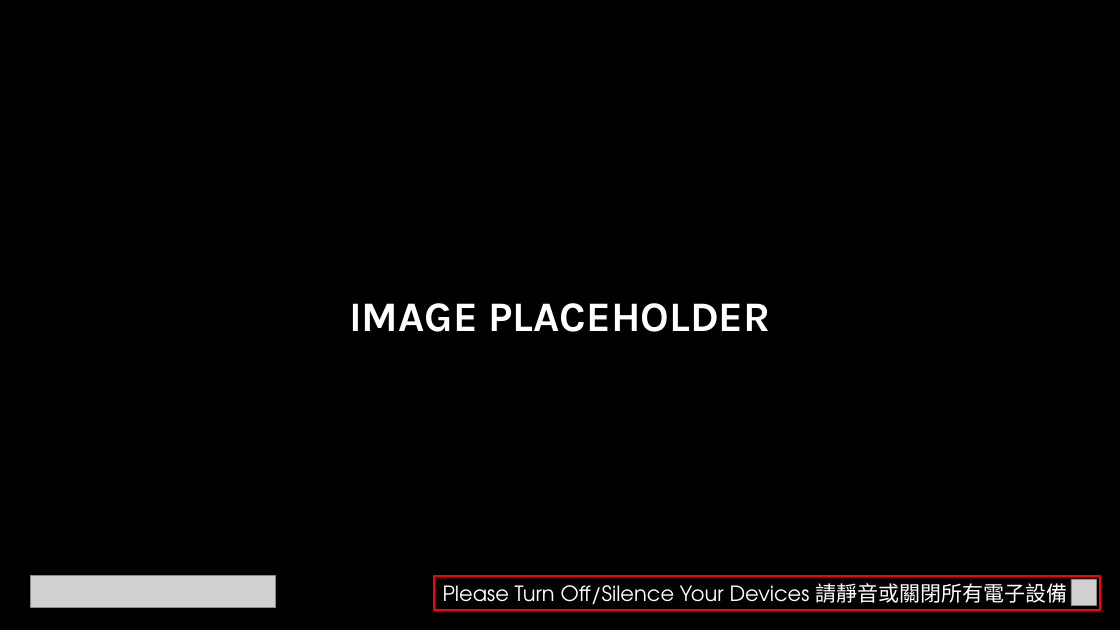
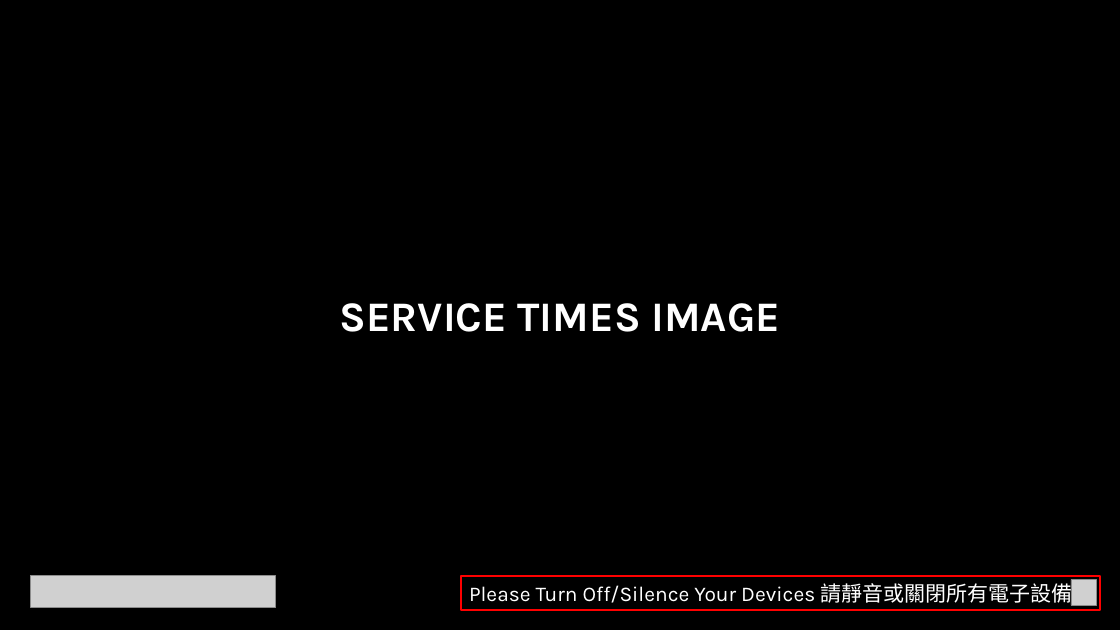
Before and after one commit to calebchanwy/tjc-powerpoint, a slide deck: slide 8 of TJCPowerPoint/Resources/ServiceWidescreen.pptx. Drawn at 1120x630 pixels with LibreOffice and Linux fonts; fonts in the diff are those of the drawing; grey boxes stand for pictures. Boxes give left, top, right and bottom in pixels: in the first picture for what was removed or moved away, otherwise in the second. Text is boxed around its words. In the diff, an @@ line names an element or a change of style, - is before the commit and + after.

```diff
--- a/TJCPowerPoint/Resources/ServiceWidescreen.pptx
+++ b/TJCPowerPoint/Resources/ServiceWidescreen.pptx
@@ text at [339, 303, 780, 332]: text changed @@
-IMAGE PLACEHOLDER
+SERVICE TIMES IMAGE
@@ rectangle "Please Turn Off/Silence Your Devices ...": place and size @@
-rectangle "Please Turn Off/Silence Your Devices ..." at [434, 576, 1101, 610]
+rectangle "Please Turn Off/Silence Your Devices ..." at [461, 576, 1101, 610]
@@ rectangle "Please Turn Off/Silence Your Devices ..." at [461, 576, 1101, 610]: font TeX Gyre Adventor to Karla in "Please Turn Off/Silence Your Devices"; font TeX Gyre Adventor to Noto Sans CJK TC in "請靜音或關閉所有電子設備" @@
```
Also in this commit, not shown: 7 other slides changed, 17 other files.
